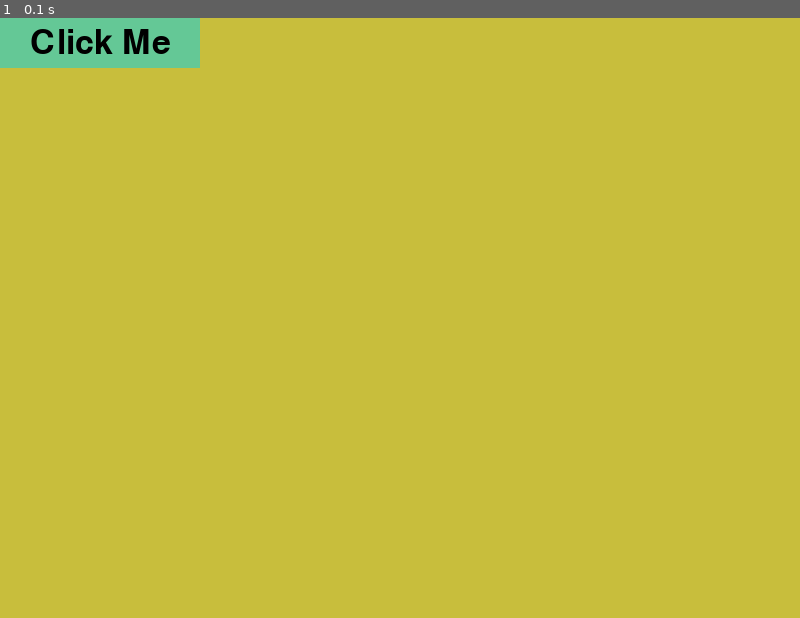
Above: before the commit, frame 1.
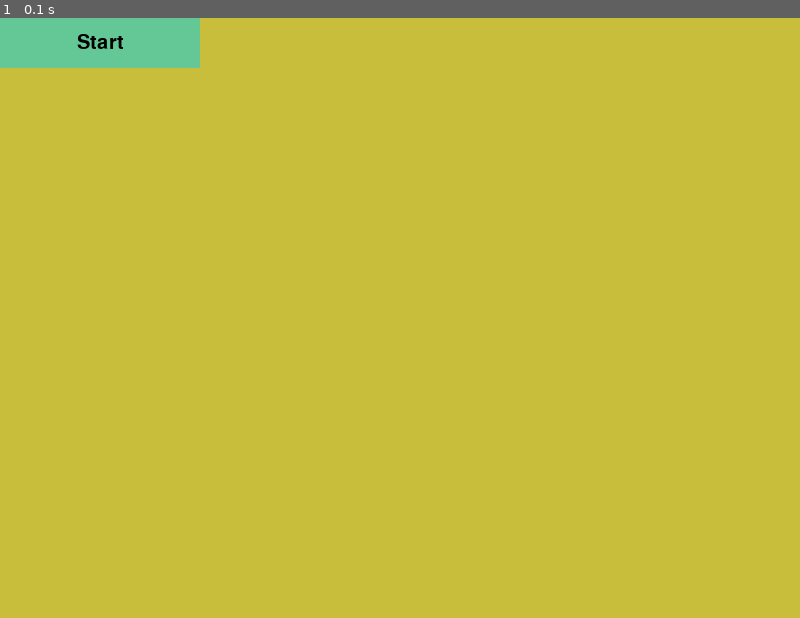
Above: after the commit, the same moment.

Repository: VincentPauley/pygame-hot-rope
Game: pygame game, started from src/main.py
Two runs of this game, one before a commit and one after it. Both use one fixed random seed, a clock stepped at 60 frames per second and the inputs below.
Inputs:
- Up to frame 1 (0.1 s): no input

The runs differ from the first frame. In frame 1, 0.4% of the frame differs, in the area x 3-22%, y 1-6%.

Commit message:
more work on button class

Diff:
--- a/src/classes/button.py
+++ b/src/classes/button.py
@@ -1,7 +1,9 @@
 import pygame
 
 pygame.font.init()
-font = pygame.font.Font(None, 50)
+font = pygame.font.Font(
+    None, 30
+)  # move this into class to control font size per button
 
 
 class Button:
@@ -10,12 +12,12 @@
     x = 0
     y = 0
     color = (100, 200, 150)
-    text = "Click Me"
+    # text = "Click Me"
 
     rect = pygame.Rect(x, y, width, height)
 
-    def __init__(self):
-        pass
+    def __init__(self, text):
+        self.text = text
 
     def draw(self, surface):
         pygame.draw.rect(surface, self.color, self.rect)
--- a/src/classes/scene.py
+++ b/src/classes/scene.py
@@ -13,7 +13,9 @@
 
     def __init__(self, screen):
         self.screen = screen
-        self.start_button = Button()
+        self.start_button = Button(
+            "Start"
+        )  # need an on_click method that can call another scene
 
     def start_loop(self):
         while self.active:
